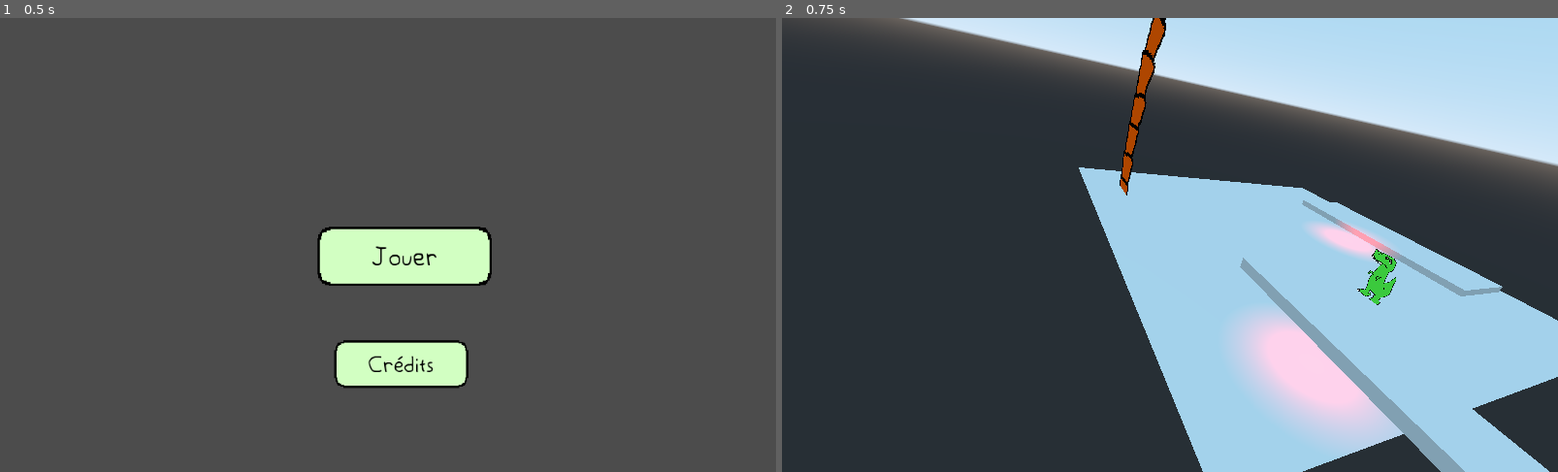
Above: before the commit, frames 1-2 (left to right).
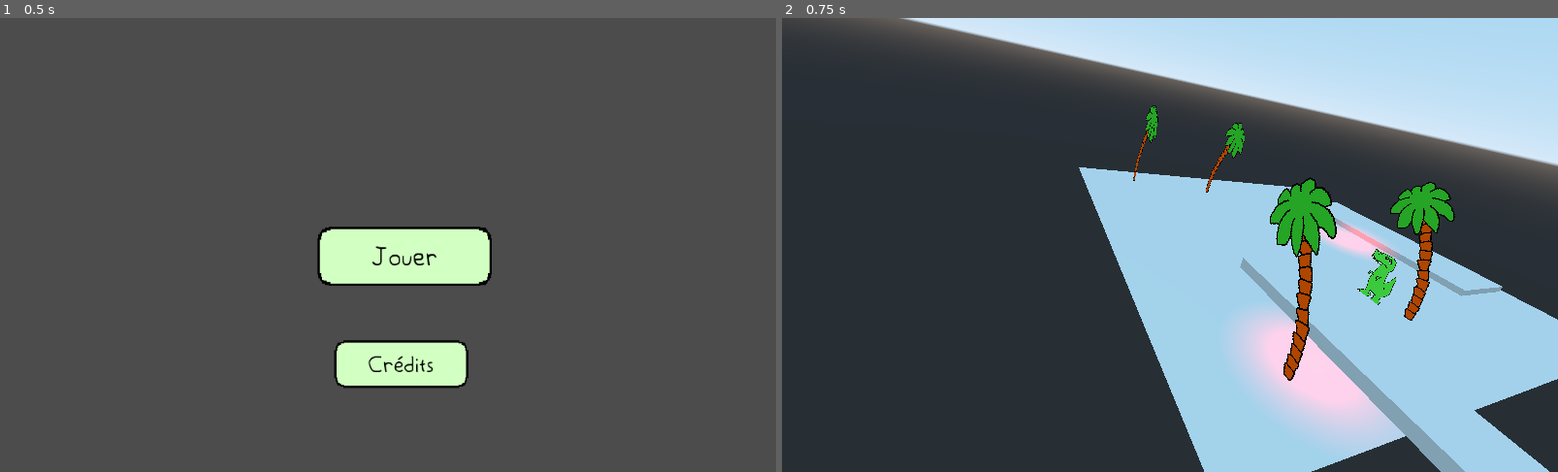
Above: after the commit, the same moments.

Repository: Zoragna/CreeLeJeu2019
Game: Godot game, scene res://Scenes/menu.tscn
The game is run twice, just before and just after one commit, with the same random seed, the same clock (stepped at 60 frames per second) and the same inputs.
Inputs:
- Up to frame 1 (0.5 s): no input
- Up to frame 2 (0.75 s): click "Jouer" at 0.5 s

Frame 1 is identical in both runs. In frame 2, 3.6% of the frame differs, in the area x 38-100%, y 0-100%.

Commit message:
Adjust town palm placement

Diff:
--- a/Scenes/town.tscn
+++ b/Scenes/town.tscn
@@ -18,9 +18,18 @@
 shape = SubResource( 1 )
 
 [node name="MeshInstance" type="MeshInstance" parent="StaticBody"]
-transform = Transform( 1, 0, 0, 0, 1, 0, 0, 0, 1, 0, 0, 0 )
+transform = Transform( 1, 0, 0, 0, 1, 0, 0, 0, 1, -0.00640135, 0.00317378, 0.00125952 )
 mesh = SubResource( 2 )
 material/0 = null
 
 [node name="Spatial" parent="." instance=ExtResource( 1 )]
-transform = Transform( 1, 0, 0, 0, 1, 0, 0, 0, 1, 0, 0, -0.784797 )
+transform = Transform( 0.2, 0, 0, 0, 0.2, 0, 0, 0, 0.2, 0.660371, 0.0260224, -0.671425 )
+
+[node name="Spatial3" parent="." instance=ExtResource( 1 )]
+transform = Transform( 0.2, 0, 0, 0, 0.2, 0, 0, 0, 0.2, 0.542246, 0.0260224, -0.183567 )
+
+[node name="Spatial2" parent="." instance=ExtResource( 1 )]
+transform = Transform( -0.2, 0, 0, 0, 0.2, 0, 0, 0, 0.2, -0.669396, 0.0260224, -0.671425 )
+
+[node name="Spatial4" parent="." instance=ExtResource( 1 )]
+transform = Transform( -0.2, 0, 0, 0, 0.2, 0, 0, 0, 0.2, -0.532252, 0.0260224, 0.0524228 )
